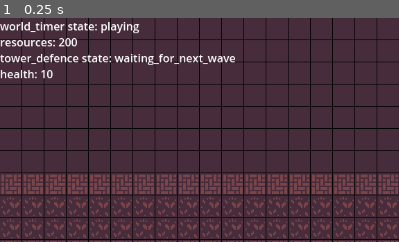
Above: before the commit, frame 1.
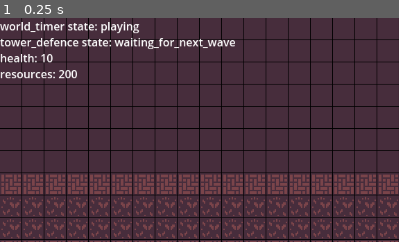
Above: after the commit, the same moment.

Repository: JeppeLindberg/Factory_tower_defence
Game: Godot game, scene res://scenes/main_scene.tscn
Same seed, same stepped clock (60 frames per second), same inputs: the game is played once before the commit and once after it.
Inputs:
- Up to frame 1 (0.25 s): no input
The pictures show only the part of the screen within x 0-50%, y 0-50%; the shares and areas given below are measured in that part.

The runs differ from the first frame. In frame 1, 3.0% of the frame differs, in the area x 0-59%, y 8-28%.

Commit message:
progress

Diff:
--- a/scenes/main_scene.tscn
+++ b/scenes/main_scene.tscn
@@ -68,9 +68,6 @@
 [node name="world_timer" type="Node2D" parent="."]
 script = ExtResource("2_k3tlx")
 
-[node name="building_placement" type="Node2D" parent="."]
-script = ExtResource("5_vuthm")
-
 [node name="tower_defence" type="Node2D" parent="."]
 script = ExtResource("3_s4em8")
 enemy_path = "res://prefabs/enemies/basic_enemy.tscn"
@@ -101,6 +98,14 @@
 path_placer_path = "res://prefabs/path/path_placer.tscn"
 container_placer_path = "res://prefabs/path/container_placer.tscn"
 
+[node name="building_placement" type="Node2D" parent="."]
+script = ExtResource("5_vuthm")
+
+[node name="building_ghost" type="Node2D" parent="building_placement"]
+
+[node name="sprite" type="Sprite2D" parent="building_placement/building_ghost"]
+modulate = Color(1, 1, 1, 0.443137)
+
 [node name="controller" type="Node2D" parent="."]
 script = ExtResource("1_v354r")
 
--- a/scripts/building_placement.gd
+++ b/scripts/building_placement.gd
@@ -7,17 +7,22 @@
 var _main_scene
 var _terrain
 var _debug
+var _building_ghost
 
 var current_building = null
 var current_building_name = null
 var resources = 200
 var rotation_angle = 0
 
+var _ghost_texture
+
 
 func activate():
 	_main_scene = get_node(_scene_paths.MAIN_SCENE)
 	_terrain = get_node(_scene_paths.TERRAIN)
 	_debug = get_node(_scene_paths.DEBUG)
+	_building_ghost = get_node("building_ghost")
+
 	set_current_building("stone_drill")
 
 func _process(_delta):
@@ -27,6 +32,37 @@
 func set_current_building(building_name):
 	current_building = _buildings.get_building_by_name(building_name)
 	current_building_name = building_name
+
+# Show the ghost at the given coordinate, with the current placement rotation
+func show_building_ghost_at(coord):
+	var sprite = _building_ghost.get_node("sprite")
+
+	_building_ghost.global_position = _main_scene.coord_to_pos(coord)
+
+	_ghost_texture = load(current_building["sprite_path"])
+
+	sprite.texture = _ghost_texture
+	sprite.transform = _get_transform_from_footprint(current_building["footprint_x"], current_building["footprint_y"])
+	sprite.rotation_degrees = rotation_angle
+
+# Get the sprite transform for a building with the given footprint
+func _get_transform_from_footprint(footprint_x, footprint_y):
+	var pos_x = 0
+	var pos_y = 0
+	var scale_x = 0.5
+	var scale_y = 0.5
+
+	if footprint_x == 1:
+		pos_x = 16.0
+	elif footprint_x == 2:
+		pos_x = 32.0
+
+	if footprint_y == 1:
+		pos_y = 16.0
+	elif footprint_y == 2:
+		pos_y = 32.0
+
+	return Transform2D(0, Vector2(scale_x, scale_y), 0, Vector2(pos_x, pos_y))
 
 # Place the current building at this coordinate
 func place_current_building_at_coord(coord):
--- a/scripts/controller.gd
+++ b/scripts/controller.gd
@@ -8,6 +8,10 @@
 var _tower_defence
 var _debug
 
+var _footprint_x
+var _footprint_y
+var _event_pos
+var _tile_pos
 
 # Called when the node enters the scene tree for the first time.
 func _ready():
@@ -23,16 +27,19 @@
 		var event_coord = _main_scene.pos_to_coord(event.position)
 		_debug.add_debug_text("cursor position", str(event_coord))
 
-	if event is InputEventMouseButton and event.pressed:
-		var footprint_x = _building_placement.current_building["footprint_x"]
-		var footprint_y = _building_placement.current_building["footprint_y"]
-		var event_pos = event.position
-		event_pos -= Vector2((footprint_x - 1) * (_main_scene.quadrant_size().x / 2),
-								(footprint_y - 1) * (_main_scene.quadrant_size().y / 2))
+	if event is InputEventMouse:
+		_footprint_x = _building_placement.current_building["footprint_x"]
+		_footprint_y = _building_placement.current_building["footprint_y"]
+		_event_pos = event.position
+		_event_pos -= Vector2((_footprint_x - 1) * (_main_scene.quadrant_size().x / 2),
+								(_footprint_y - 1) * (_main_scene.quadrant_size().y / 2))
 
-		var tile_pos = _main_scene.pos_to_coord(event_pos)
+		_tile_pos = _main_scene.pos_to_coord(_event_pos)
 
-		_building_placement.place_current_building_at_coord(tile_pos)
+		_building_placement.show_building_ghost_at(_tile_pos)
+
+		if event is InputEventMouseButton and event.pressed:
+			_building_placement.place_current_building_at_coord(_tile_pos)
 
 	if event.is_action_pressed("pause_play"):
 		_world_timer.toggle_pause()
@@ -40,5 +47,7 @@
 	if event.is_action_pressed("rotate"):
 		_building_placement.rotate_placement()
 
+		_building_placement.show_building_ghost_at(_tile_pos)
+
 	if event.is_action_pressed("skip_to_next_wave"):
 		_tower_defence.skip_to_next_wave()
--- a/scripts/enemy_generic.gd
+++ b/scripts/enemy_generic.gd
@@ -16,7 +16,6 @@
 var _health_scalar
 
 var health = 3
-var _max_health = 3
 var _spawn_time
 
 func activate():
--- a/scripts/library/buildings.json
+++ b/scripts/library/buildings.json
@@ -4,20 +4,23 @@
         "sprite_path": "res://sprites/buildings/tower_base.png",
         "cost": 20,
         "footprint_x": 2,
-        "footprint_y": 2
+        "footprint_y": 2,
+        "sprite_transform": "32,32,0.5,0.5"
     },
     "stone_drill": {
         "prefab_path": "res://prefabs/buildings/gathering/stone_drill.tscn",
         "sprite_path": "res://sprites/buildings/stone_drill.png",
         "cost": 0,
         "footprint_x": 2,
-        "footprint_y": 2
+        "footprint_y": 2,
+        "sprite_transform": "32,32,0.5,0.5"
     },
     "conveyor_belt": {
         "prefab_path": "res://prefabs/buildings/transport/conveyor_belt.tscn",
         "sprite_path": "res://sprites/buildings/conveyor_belt.png",
         "cost": 0,
         "footprint_x": 1,
-        "footprint_y": 1
+        "footprint_y": 1,
+        "sprite_transform": "32,32,0.5,0.5"
     }
 }
